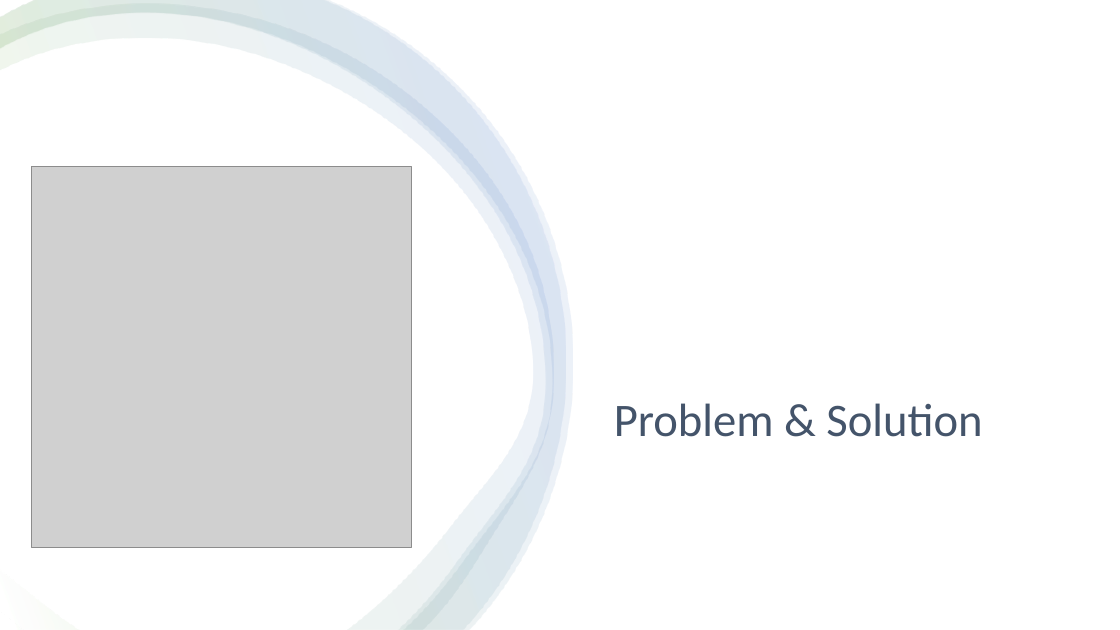
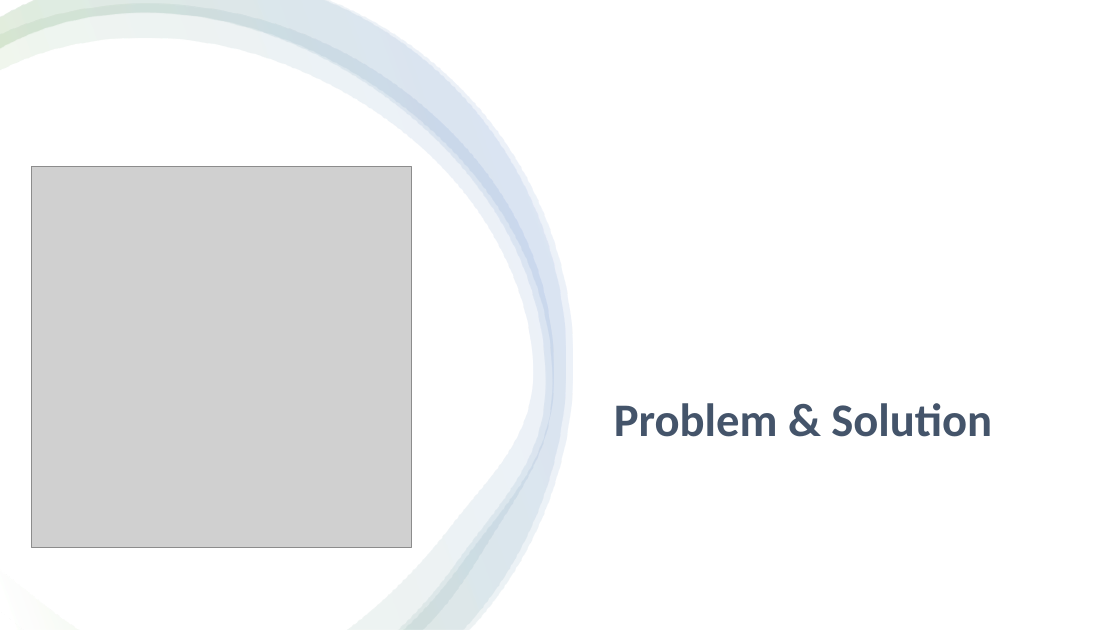
Before and after one commit to smarttommyau/aiot_bedroom, a slide deck: slide 2 of project_documents/P21_pitching_deck_AIoT Bedroom.pptx. Drawn at 1120x630 pixels with LibreOffice and Linux fonts; fonts in the diff are those of the drawing; grey boxes stand for pictures. Boxes give left, top, right and bottom in pixels: in the first picture for what was removed or moved away, otherwise in the second. Text is boxed around its words. In the diff, an @@ line names an element or a change of style, - is before the commit and + after.

```diff
--- a/project_documents/P21_pitching_deck_AIoT Bedroom.pptx
+++ b/project_documents/P21_pitching_deck_AIoT Bedroom.pptx
@@ title "Problem & Solution" at [614, 403, 992, 437]: bold on @@
```
Also in this commit, not shown: 7 other slides changed, 13 slides added.
